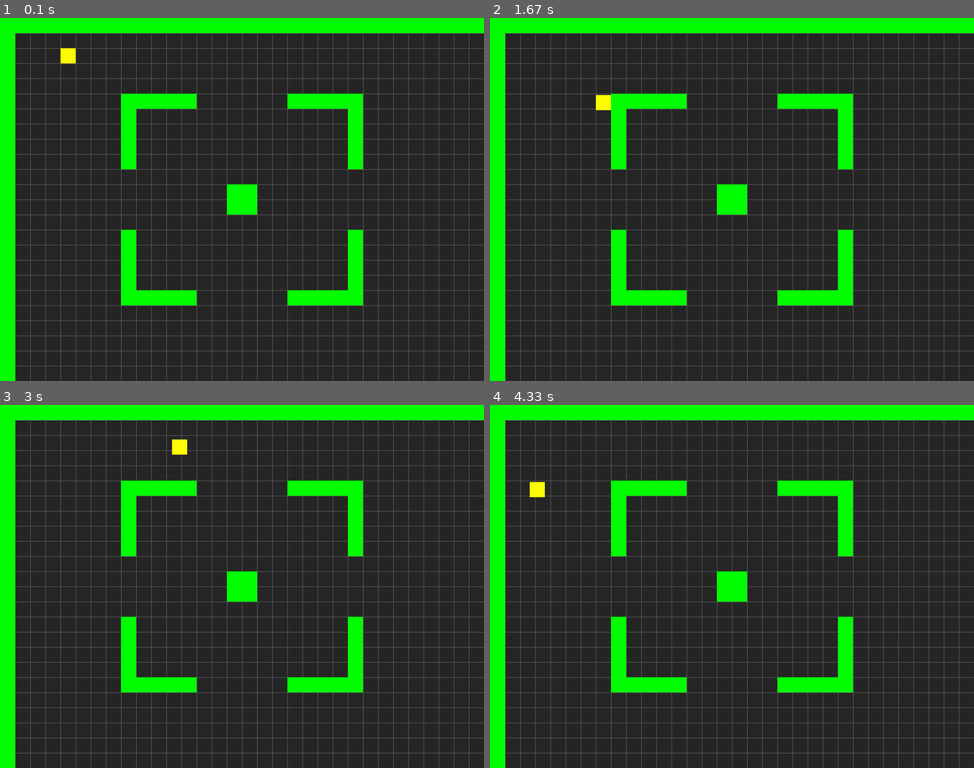
Above: before the commit, frames 1-4 (two rows, left to right).
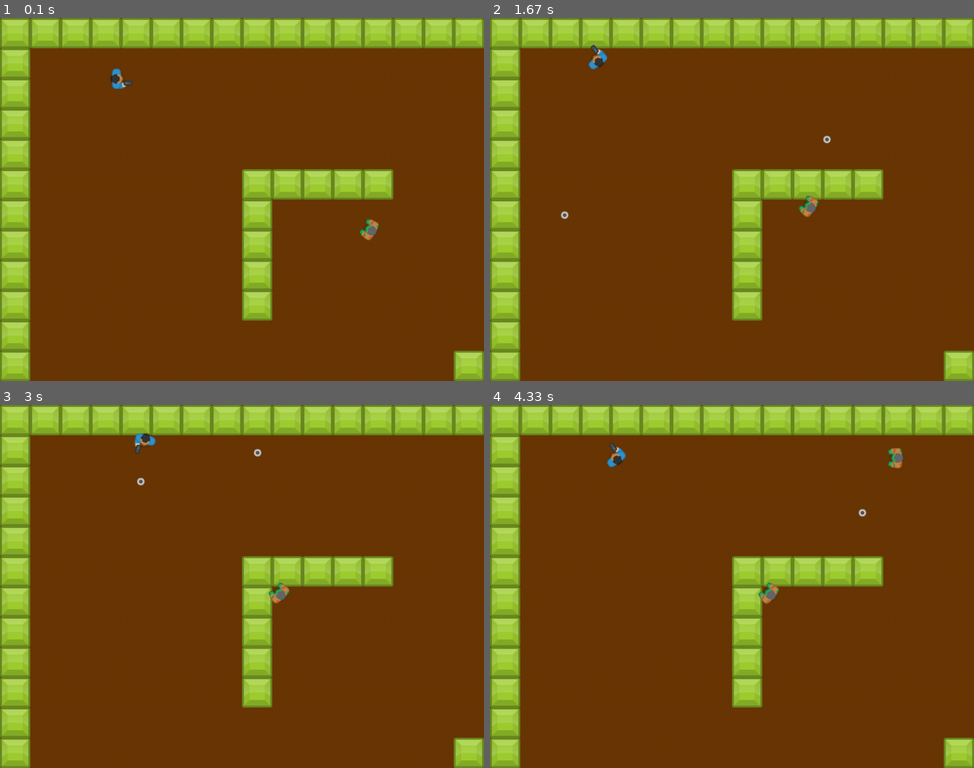
Above: after the commit, the same moments.

Repository: FrikkieM/pygame-zombieshooter
Game: pygame game, started from main.py
Same seed, same stepped clock (60 frames per second), same inputs: the game is played once before the commit and once after it.
Inputs:
- Up to frame 1 (0.1 s): no input
- Up to frame 2 (1.67 s): tap Space at 0.33, 0.73, 1.03, 1.23, 1.53 s; hold S 0.67-1.13 s; hold Right 0.67-1.13 s; hold A 1.17-1.63 s; hold Right 1.17-1.63 s
- Up to frame 3 (3 s): hold Right 1.67-2.13 s; tap Space at 1.73, 2.03, 2.23, 2.57, 2.87 s; hold Up 2.17-2.47 s; hold Right 2.5-2.97 s
- Up to frame 4 (4.33 s): hold Left 3-3.53 s; tap Space at 3.07, 3.37, 3.63, 3.97, 4.27 s; hold Down 3.57-3.87 s; hold Left 3.9-4.3 s

The runs differ from the first frame. In frame 1, 100% of the frame differs, in the area x 0-100%, y 0-100%; in frame 2, 100%; in frame 3, 100%; in frame 4, 100%.

Commit message:
Mobs and Shooting
End of part 9. Basic Mobs and shooting.

https://youtu.be/YfWh0WtwuWE?list=PLsk-HSGFjnaGQq7ybM8Lgkh5EMxUWPm2i

Diff:
--- a/main.py
+++ b/main.py
@@ -20,18 +20,28 @@
 
     def load_data(self):
         game_folder = path.dirname(__file__)
+        img_folder = path.join(game_folder, 'img')
         self.map = Map(path.join(game_folder, 'map03.txt'))
+        self.player_img = pg.image.load(path.join(img_folder, PLAYER_IMG)).convert_alpha()
+        self.bullet_img = pg.image.load(path.join(img_folder, BULLET_IMG)).convert_alpha()
+        self.mob_img = pg.image.load(path.join(img_folder, MOB_IMG)).convert_alpha()
+        self.wall_img = pg.image.load(path.join(img_folder, WALL_IMG)).convert_alpha()
+        self.wall_img = pg.transform.scale(self.wall_img, (TILESIZE, TILESIZE))
 
 
     def new(self):
         # initialize variables and do setup for new game
         self.all_sprites = pg.sprite.Group()
         self.walls = pg.sprite.Group()
+        self.mobs = pg.sprite.Group()
+        self.bullets = pg.sprite.Group()
         #Loop through map_data list
         for row, tiles in enumerate(self.map.data):
             for col, tile in enumerate(tiles):
                 if tile == '1':
                     Wall(self, col, row)
+                if tile == 'M':
+                    Mob(self, col, row)
                 if tile == 'P':
                     self.player = Player(self, col, row)
         #Spawn camera:
@@ -55,6 +65,10 @@
         # update portion of game loop
         self.all_sprites.update()
         self.camera.update(self.player)
+        # bullets hit mobs
+        hits = pg.sprite.groupcollide(self.mobs, self.bullets, False, True)
+        for hit in hits:
+            hit.kill()
 
     def draw_grid(self):
         for x in range(0, WIDTH, TILESIZE):
@@ -63,11 +77,12 @@
             pg.draw.line(self.screen, LIGHTGREY, (0,y), (WIDTH, y))
 
     def draw(self):
+        pg.display.set_caption("{:.2f}".format(self.clock.get_fps()))
         self.screen.fill(BGCOLOR)
-        self.draw_grid()    #Draws a grid. Comment this line to remove grid.
-        #self.all_sprites.draw(self.screen)
+        #self.draw_grid()
         for sprite in self.all_sprites:
             self.screen.blit(sprite.image, self.camera.apply(sprite))
+        #pg.draw.rect(self.screen, WHITE, self.player.hit_rect ,2)
         pg.display.flip()
 
     def events(self):
@@ -78,14 +93,6 @@
             if event.type == pg.KEYDOWN:
                 if event.key == pg.K_ESCAPE:
                     self.quit()
-#                if event.key == pg.K_LEFT:
-#                    self.player.move(dx=-1)
-#                if event.key == pg.K_RIGHT:
-#                    self.player.move(dx=1)
-#                if event.key == pg.K_UP:
-#                    self.player.move(dy=-1)
-#                if event.key == pg.K_DOWN:
-#                    self.player.move(dy=1)
 
     def show_start_screen(self):
         pass
--- a/map03.txt
+++ b/map03.txt
@@ -1,15 +1,15 @@
 111111111111111111111111111111111111111111111111111111111111111
 1.............................................................1
-1...P.........................................................1
+1...P................M........................................1
 1.............................................................1
 1.............................................................1
 1.......11111......11111......................................1
 1.......1..............1......................................1
-1.......1..............1......................................1
+1.......1...M..........1......................................1
 1.......1..............1......................................1
 1.......1..............1......................................1
 1.............................................................1
-1..............11.............................................1
+1..............11.............M...............................1
 1..............11.............................................1
 1.............................................................1
 1.......1..............1......................................1
--- a/settings.py
+++ b/settings.py
@@ -1,3 +1,6 @@
+import pygame as pg
+vec = pg.math.Vector2
+
 #define some colors (R,G,B)
 WHITE = (255,255,255)
 BLACK = (0,0,0)
@@ -7,17 +10,40 @@
 RED = (255,0,0)
 BLUE = (0,0,255)
 YELLOW = (255,255,0)
+BROWN = (106, 55, 5)
 
 # game settings
 WIDTH = 1024    # 16*64 or 32*32 or 64*16
 HEIGHT = 768    # 16*48 or 32*24 or 64*12
 FPS = 60
 TITLE = "Basic PyGame"
-BGCOLOR = DARKGREY
+BGCOLOR = BROWN
 
-TILESIZE = 32
+TILESIZE = 64
 GRIDWIDTH = WIDTH / TILESIZE
 GRIDHEIGHT = HEIGHT / TILESIZE
 
+WALL_IMG = 'element_green_square_glossy.png'
+
+
 # player settings
 PLAYER_SPEED = 300
+PLAYER_ROT_SPEED = 250
+PLAYER_IMG = 'manBlue_gun.png'
+PLAYER_HIT_RECT = pg.Rect(0,0,35,35)
+BARREL_OFFSET = vec(30, 10)
+
+
+# Gun settings
+BULLET_IMG = 'bullet.png'
+BULLET_SPEED = 500
+BULLET_LIFETIME = 1000
+BULLET_RATE = 300
+KICKBACK = 200
+GUN_SPREAD = 5
+
+
+# Mob Settings
+MOB_IMG = 'zoimbie1_hold.png'
+MOB_SPEED = 150
+MOB_HIT_RECT = pg.Rect(0,0,30,30)
--- a/sprites.py
+++ b/sprites.py
@@ -1,64 +1,130 @@
 import pygame as pg
+from random import uniform
 from settings import *
+from tilemap import collide_hit_rect
+vec = pg.math.Vector2
+
+def collide_with_walls(sprite, group, dir):
+    if dir == 'x':
+        hits = pg.sprite.spritecollide(sprite, group, False, collide_hit_rect)
+        if hits:
+            if sprite.vel.x > 0:
+                sprite.pos.x = hits[0].rect.left - sprite.hit_rect.width / 2
+            if sprite.vel.x < 0:
+                sprite.pos.x = hits[0].rect.right + sprite.hit_rect.width / 2
+            sprite.vel.x = 0
+            sprite.hit_rect.centerx = sprite.pos.x
+    if dir == 'y':
+        hits = pg.sprite.spritecollide(sprite, group, False, collide_hit_rect)
+        if hits:
+            if sprite.vel.y > 0:
+                sprite.pos.y = hits[0].rect.top - sprite.hit_rect.height / 2
+            if sprite.vel.y < 0:
+                sprite.pos.y = hits[0].rect.bottom + sprite.hit_rect.height / 2
+            sprite.vel.y = 0
+            sprite.hit_rect.centery = sprite.pos.y
 
 class Player(pg.sprite.Sprite):
     def __init__(self, game, x, y):
         self.groups = game.all_sprites
         pg.sprite.Sprite.__init__(self, self.groups)
         self.game = game
-        self.image = pg.Surface((TILESIZE,TILESIZE))
-        self.image.fill(YELLOW)
+        self.image = game.player_img
         self.rect = self.image.get_rect()
-        self.vx, self.vy = 0, 0
-        self.x = x * TILESIZE
-        self.y = y * TILESIZE
+        self.hit_rect = PLAYER_HIT_RECT
+        self.hit_rect.center = self.rect.center
+        self.vel = vec(0, 0)
+        self.pos = vec(x, y) * TILESIZE
+        self.rot = 0    #Points right
+        self.last_shot = 0
 
     def get_keys(self):
-        self.vx, self.vy = 0, 0
+        self.rot_speed = 0
+        self.vel = vec(0, 0)
         keys = pg.key.get_pressed()
         if keys[pg.K_LEFT] or keys[pg.K_a]:
-            self.vx = -PLAYER_SPEED
+            self.rot_speed = PLAYER_ROT_SPEED
         if keys[pg.K_RIGHT] or keys[pg.K_d]:
-            self.vx = PLAYER_SPEED
+            self.rot_speed = -PLAYER_ROT_SPEED
         if keys[pg.K_UP] or keys[pg.K_w]:
-            self.vy = -PLAYER_SPEED
+            self.vel = vec(PLAYER_SPEED, 0).rotate(-self.rot)
         if keys[pg.K_DOWN] or keys[pg.K_s]:
-            self.vy = PLAYER_SPEED
-        if self.vx != 0 and self.vy != 0:
-            #Prevent diagonal movement to be faster
-            #Times the square root of 1 over 2 (Pythagoras)
-            self.vx *= 0.7071
-            self.vy *= 0.7071
-
-    def collide_with_walls(self, dir):
-        if dir == 'x':
-            hits = pg.sprite.spritecollide(self, self.game.walls, False)
-            if hits:
-                if self.vx > 0:
-                    self.x = hits[0].rect.left - self.rect.width
-                if self.vx < 0:
-                    self.x = hits[0].rect.right
-                self.vx = 0
-                self.rect.x = self.x
-        if dir == 'y':
-            hits = pg.sprite.spritecollide(self, self.game.walls, False)
-            if hits:
-                if self.vy > 0:
-                    self.y = hits[0].rect.top - self.rect.height
-                if self.vy < 0:
-                    self.y = hits[0].rect.bottom
-                self.vy = 0
-                self.rect.y = self.y
+            self.vel = vec(-PLAYER_SPEED / 2, 0).rotate(-self.rot)
+        if keys[pg.K_SPACE]:
+            now = pg.time.get_ticks()
+            if now - self.last_shot > BULLET_RATE:
+                self.last_shot = now
+                dir = vec(1,0).rotate(-self.rot)
+                pos = self.pos + BARREL_OFFSET.rotate(-self.rot)
+                Bullet(self.game, pos, dir)
+                self.vel = vec(-KICKBACK, 0).rotate(-self.rot)
 
 
     def update(self):
         self.get_keys()
-        self.x += self.vx * self.game.dt
-        self.y += self.vy * self.game.dt
-        self.rect.x = self.x
-        self.collide_with_walls('x')
-        self.rect.y = self.y
-        self.collide_with_walls('y')
+        self.rot = (self.rot + self.rot_speed * self.game.dt) % 360
+        self.image = pg.transform.rotate(self.game.player_img, self.rot)
+        self.rect = self.image.get_rect()
+        self.rect.center = self.pos
+        self.pos += self.vel * self.game.dt
+        self.hit_rect.centerx = self.pos.x
+        collide_with_walls(self, self.game.walls, 'x')
+        self.hit_rect.centery = self.pos.y
+        collide_with_walls(self, self.game.walls, 'y')
+        self.rect.center = self.hit_rect.center
+
+
+class Mob(pg.sprite.Sprite):
+    def __init__(self, game, x, y):
+        self.groups = game.all_sprites, game.mobs
+        pg.sprite.Sprite.__init__(self, self.groups)
+        self.game = game
+        self.image = game.mob_img
+        self.rect = self.image.get_rect()
+        self.hit_rect = MOB_HIT_RECT.copy()
+        self.hit_rect.center = self.rect.center
+        self.pos = vec(x,y) * TILESIZE
+        self.vel = vec(0, 0)
+        self.acc = vec(0, 0)
+        self.rect.center = self.pos
+        self.rot = 0
+
+    def update(self):
+        #See where is player and point to it using vector command
+        self.rot = (self.game.player.pos - self.pos).angle_to(vec(1,0))
+        self.image = pg.transform.rotate(self.game.mob_img, self.rot)
+        self.rect = self.image.get_rect()
+        self.rect.center = self.pos
+        self.acc = vec(MOB_SPEED,0).rotate(-self.rot)
+        self.acc += self.vel * -1
+        self.vel += self.acc  * self.game.dt
+        self.pos += (self.vel * self.game.dt) + (0.5 * self.acc * self.game.dt ** 2)
+        self.hit_rect.centerx = self.pos.x
+        collide_with_walls(self, self.game.walls, 'x')
+        self.hit_rect.centery = self.pos.y
+        collide_with_walls(self, self.game.walls, 'y')
+        self.rect.center = self.hit_rect.center
+
+class Bullet(pg.sprite.Sprite):
+    def __init__(self, game, pos, dir):
+        self.groups = game.all_sprites, game.bullets
+        pg.sprite.Sprite.__init__(self, self.groups)
+        self.game = game
+        self.image = game.bullet_img
+        self.rect = self.image.get_rect()
+        self.pos = vec(pos)
+        self.rect.center = pos
+        spread = uniform(-GUN_SPREAD, GUN_SPREAD)
+        self.vel = dir.rotate(spread) * BULLET_SPEED
+        self.spawn_time = pg.time.get_ticks()
+
+    def update(self):
+        self.pos += self.vel * self.game.dt
+        self.rect.center = self.pos
+        if pg.sprite.spritecollideany(self, self.game.walls):
+            self.kill()
+        if pg.time.get_ticks() - self.spawn_time > BULLET_LIFETIME:
+            self.kill()
 
 
 class Wall(pg.sprite.Sprite):
@@ -67,7 +133,7 @@
         pg.sprite.Sprite.__init__(self, self.groups)
         self.game = game
         self.image = pg.Surface((TILESIZE, TILESIZE))
-        self.image.fill(GREEN)
+        self.image = game.wall_img
         self.rect = self.image.get_rect()
         self.x = x
         self.y = y
--- a/tilemap.py
+++ b/tilemap.py
@@ -1,5 +1,9 @@
 import pygame as pg
 from settings import *
+
+def collide_hit_rect(sprite_player, sprite_wall):
+    return sprite_player.hit_rect.colliderect(sprite_wall.rect)
+
 
 class Map:
     def __init__(self, filename):
@@ -9,12 +13,11 @@
                 self.data.append(line.strip())
 
         #Variables
-        self.tilewidth = len(self.data[0])  #Length of one line
-        self.tileheight = len(self.data)    #How many lines is it long...
-        self.width = self.tilewidth * TILESIZE  #Get true width in pixels
+        self.tilewidth = len(self.data[0])
+        self.tileheight = len(self.data)
+        self.width = self.tilewidth * TILESIZE
         self.height = self.tileheight * TILESIZE
 
-#https://youtu.be/3zV2ewk-IGU?list=PLsk-HSGFjnaGQq7ybM8Lgkh5EMxUWPm2i&t=312
 class Camera:
     def __init__(self, width, height):
         self.camera = pg.Rect(0, 0, width, height)
@@ -25,8 +28,8 @@
         return entity.rect.move(self.camera.topleft)
 
     def update(self, target):
-        x = -target.rect.x + int(WIDTH / 2)
-        y = -target.rect.y + int(HEIGHT / 2)
+        x = -target.rect.centerx + int(WIDTH / 2)
+        y = -target.rect.centery + int(HEIGHT / 2)
 
         # limit scrolling to map size
         x = min(0, x)  # left
Not shown, changed: README.md
Binary file added: img/bullet.png
Binary file added: img/element_green_square_glossy.png
Binary file added: img/manBlue_gun.png
Binary file added: img/zoimbie1_hold.png
